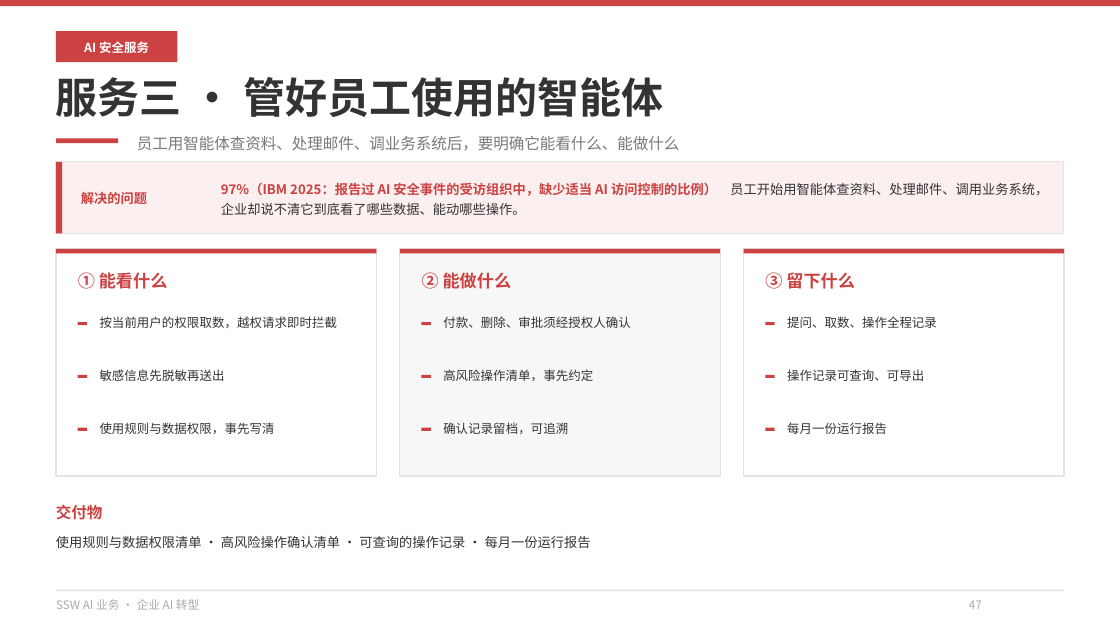
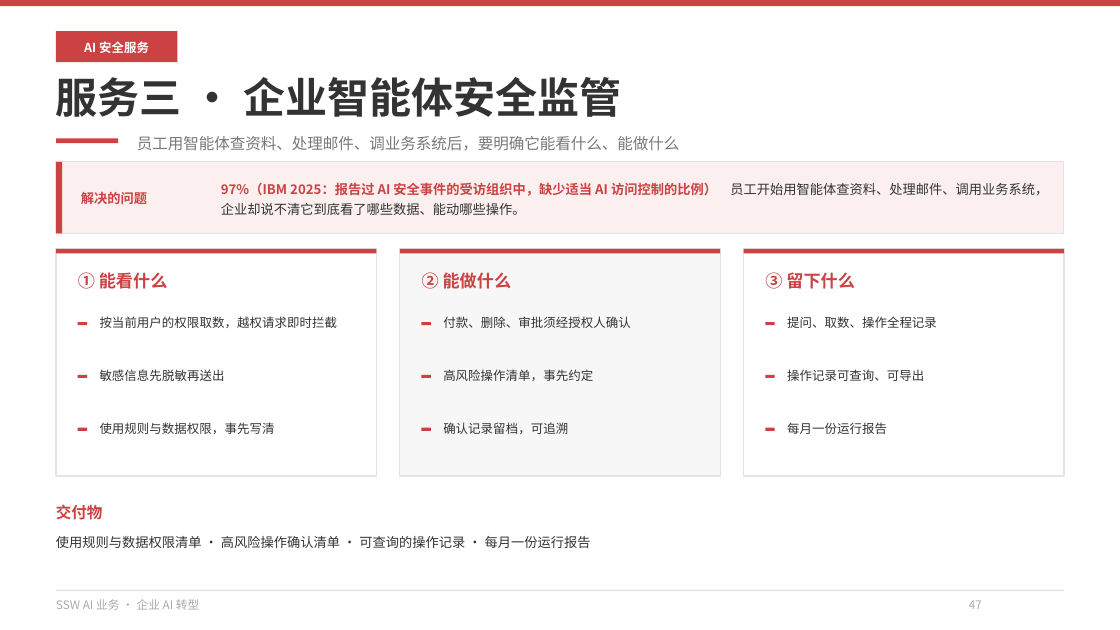
Before and after one commit to hveraus/ssw-business, a slide deck: slide 47 of SSW AI 业务_v2/SSW AI 业务_v3.pptx. Drawn at 1120x630 pixels with LibreOffice and Linux fonts; fonts in the diff are those of the drawing. Boxes give left, top, right and bottom in pixels: in the first picture for what was removed or moved away, otherwise in the second. Text is boxed around its words. In the diff, an @@ line names an element or a change of style, - is before the commit and + after.

Commit message:
两个服务页改名并同步全篇
- P46：服务二 · 审核 AI 生成的代码 → 服务二 · AI 时代下的代码审核
- P47：服务三 · 管好员工使用的智能体 → 服务三 · 企业智能体安全监管
- 同步：P44 三行小标题、P43 分隔页导览行（审查现有系统 · 代码审核 · 智能体安全监管）、目录第八章描述

```diff
--- a/SSW AI 业务_v2/SSW AI 业务_v3.pptx
+++ b/SSW AI 业务_v2/SSW AI 业务_v3.pptx
@@ text at <box>56,77,621,117</box>: text changed @@
-服务三 · 管好员工使用的智能体
+服务三 · 企业智能体安全监管
```
Also in this commit, not shown: 4 other slides changed, 1 other file.
